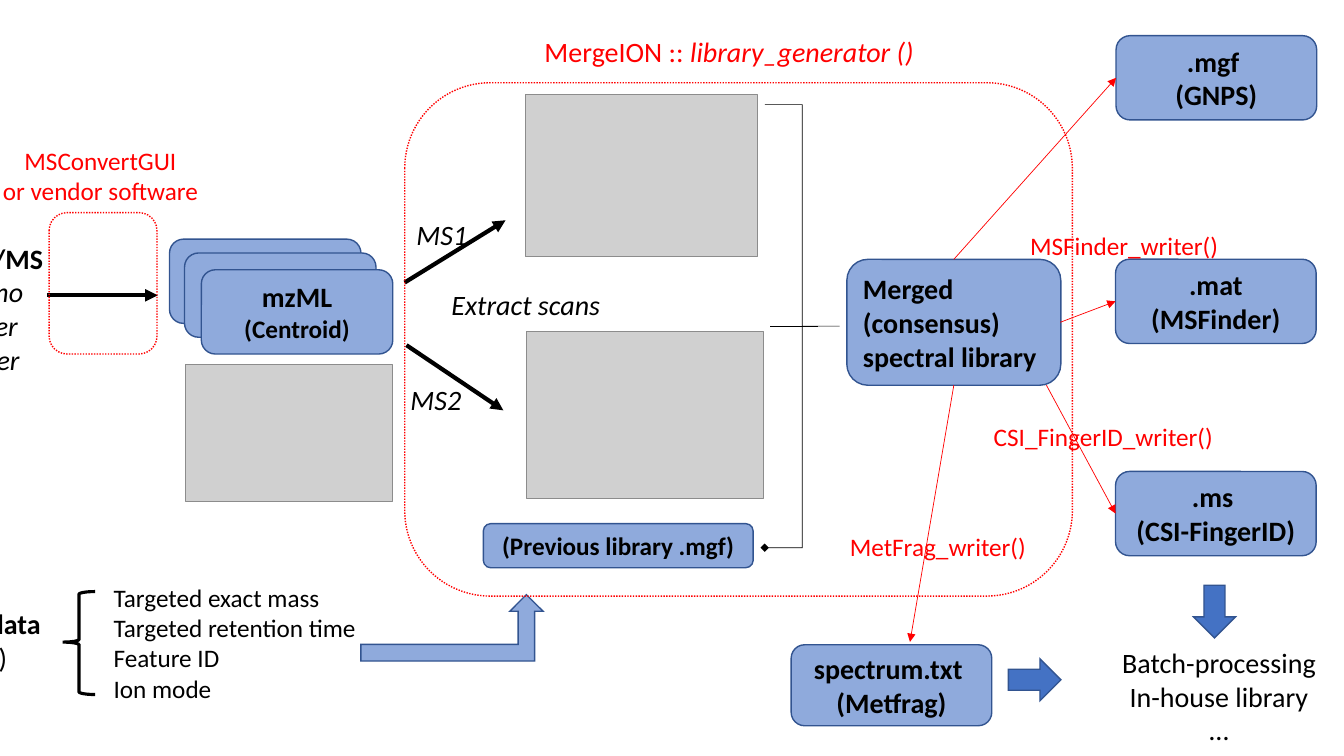
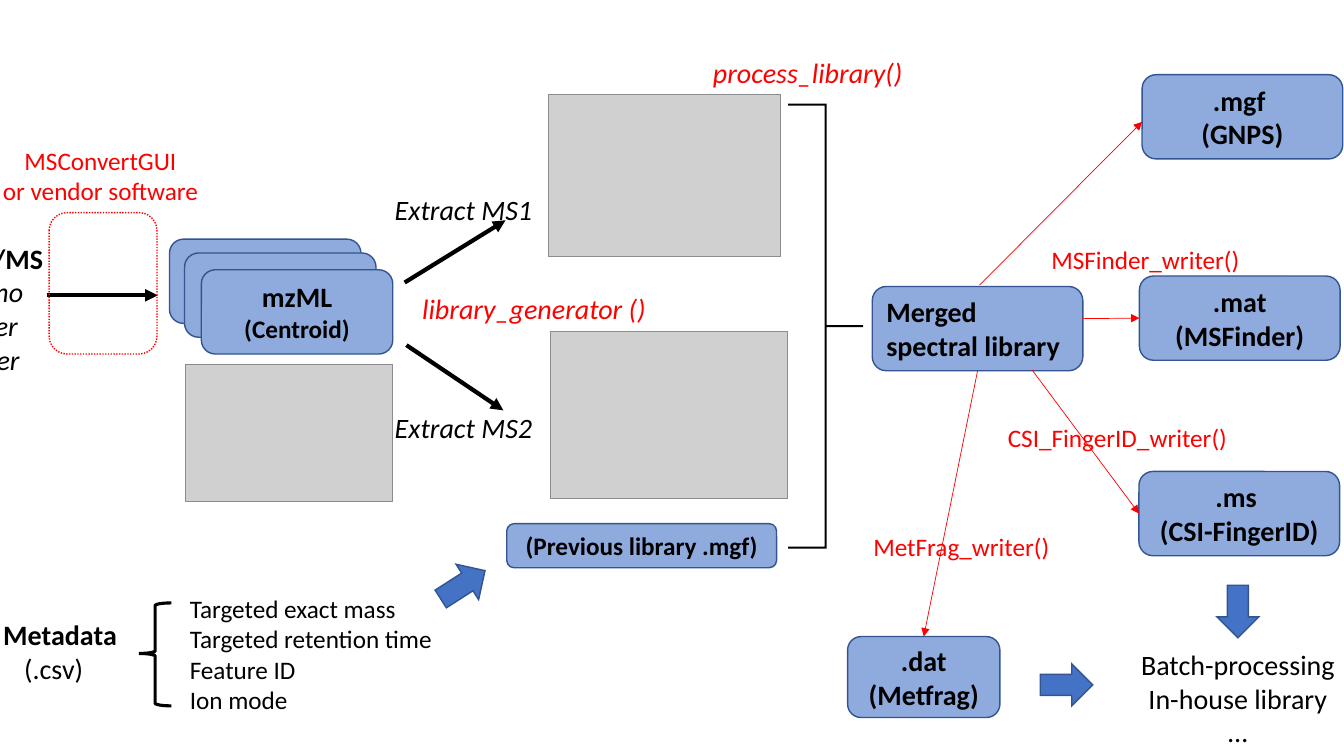
Before and after one commit to daniellyz/MergeION, a slide deck: slide 1 of inst/tmp.pptx. Drawn at 1344x756 pixels with LibreOffice and Linux fonts; fonts in the diff are those of the drawing; grey boxes stand for pictures. Boxes give left, top, right and bottom in pixels: in the first picture for what was removed or moved away, otherwise in the second. Text is boxed around its words. In the diff, an @@ line names an element or a change of style, - is before the commit and + after.

```diff
--- a/inst/tmp.pptx
+++ b/inst/tmp.pptx
@@ rectangle resized from (x1=0, y1=3, x2=1344, y2=756) to (x1=0, y1=50, x2=1344, y2=756) @@
@@ rounded rectangle removed at (x1=404, y1=83, x2=1072, y2=596) @@
@@ text added at (x1=713, y1=62, x2=903, y2=88), 20 pt, text #FF0000, italic @@
+process_library()
@@ rounded rectangle ".mgf" moved from (x1=1116, y1=35, x2=1317, y2=120) to (x1=1142, y1=75, x2=1343, y2=159) @@
@@ 2 pictures, 2 rounded rectangles, 1 text, 1 down arrow, 1 right brace moved together from (x1=484, y1=95, x2=1317, y2=638) to (x1=507, y1=95, x2=1340, y2=638) @@
@@ right brace at (x1=788, y1=105, x2=863, y2=548): outline #000000 0.5 pt to #000000 1.5 pt @@
@@ arrow moved from (954, 259) - (1116, 78) to (980, 285) - (1142, 122) @@
@@ text at (x1=395, y1=202, x2=532, y2=226): text changed @@
-MS1
+Extract MS1
@@ text "MSFinder_writer()" rewrapped from (x1=1030, y1=236, x2=1218, y2=262) to (x1=1051, y1=251, x2=1239, y2=273) @@
@@ text at (x1=422, y1=299, x2=622, y2=324): text changed @@
-MergeION :: library_generator ()
+library_generator ()
@@ text removed at (x1=451, y1=297, x2=600, y2=316) @@
-Extract scans
@@ rounded rectangle "Merged spectral library" resized from (x1=847, y1=259, x2=1061, y2=385) to (x1=872, y1=286, x2=1083, y2=371) @@
@@ rounded rectangle ".mat (MSFinder)" moved from (x1=1116, y1=259, x2=1317, y2=344) to (x1=1139, y1=276, x2=1340, y2=361) @@
@@ line removed from (770, 327) to (818, 327) @@
@@ text in rounded rectangle at (x1=886, y1=302, x2=1059, y2=361): text changed @@
-Merged (consensus)
-spectral library
+Merged spectral library
@@ arrow moved from (1061, 323) - (1116, 301) to (1082, 319) - (1139, 319) @@
@@ arrow moved from (954, 385) - (910, 642) to (978, 371) - (924, 636) @@
@@ arrow moved from (1047, 385) - (1116, 514) to (1032, 370) - (1139, 514) @@
@@ text "CSI_FingerID_writer()" moved from (x1=994, y1=426, x2=1213, y2=453) to (x1=1008, y1=427, x2=1227, y2=454) @@
@@ text at (x1=395, y1=420, x2=532, y2=439): text changed @@
-MS2
+Extract MS2
@@ down arrow added at (x1=429, y1=553, x2=496, y2=617), fill #4472C4, outline #325491 1 pt @@
@@ bent up arrow removed at (x1=361, y1=595, x2=543, y2=661) @@
@@ 2 texts, 1 left brace moved together from (x1=0, y1=589, x2=356, y2=698) to (x1=3, y1=600, x2=432, y2=709) @@
@@ rounded rectangle ".dat" resized from (x1=791, y1=645, x2=992, y2=726) to (x1=848, y1=636, x2=1000, y2=717) @@
@@ text in rounded rectangle at (x1=901, y1=651, x2=947, y2=672): text changed @@
-spectrum.txt
+.dat
@@ text "Batch-processing" moved from (x1=1122, y1=653, x2=1316, y2=712) to (x1=1141, y1=655, x2=1335, y2=714) @@
@@ down arrow moved from (x1=1009, y1=658, x2=1062, y2=701) to (x1=1041, y1=663, x2=1093, y2=706) @@
```
Also in this commit, not shown: 1 other file.
